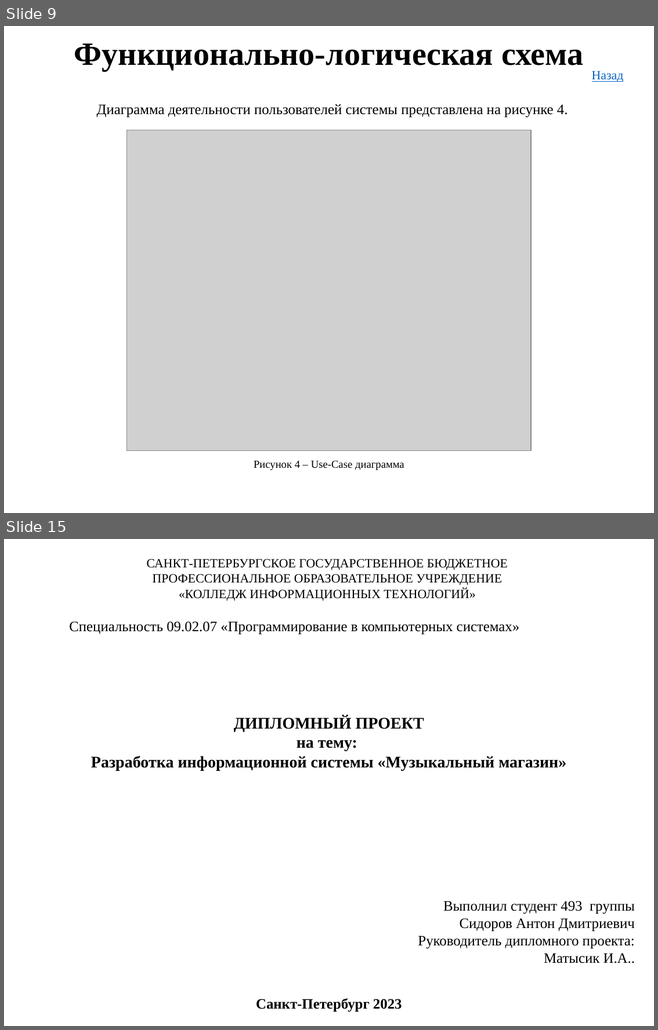
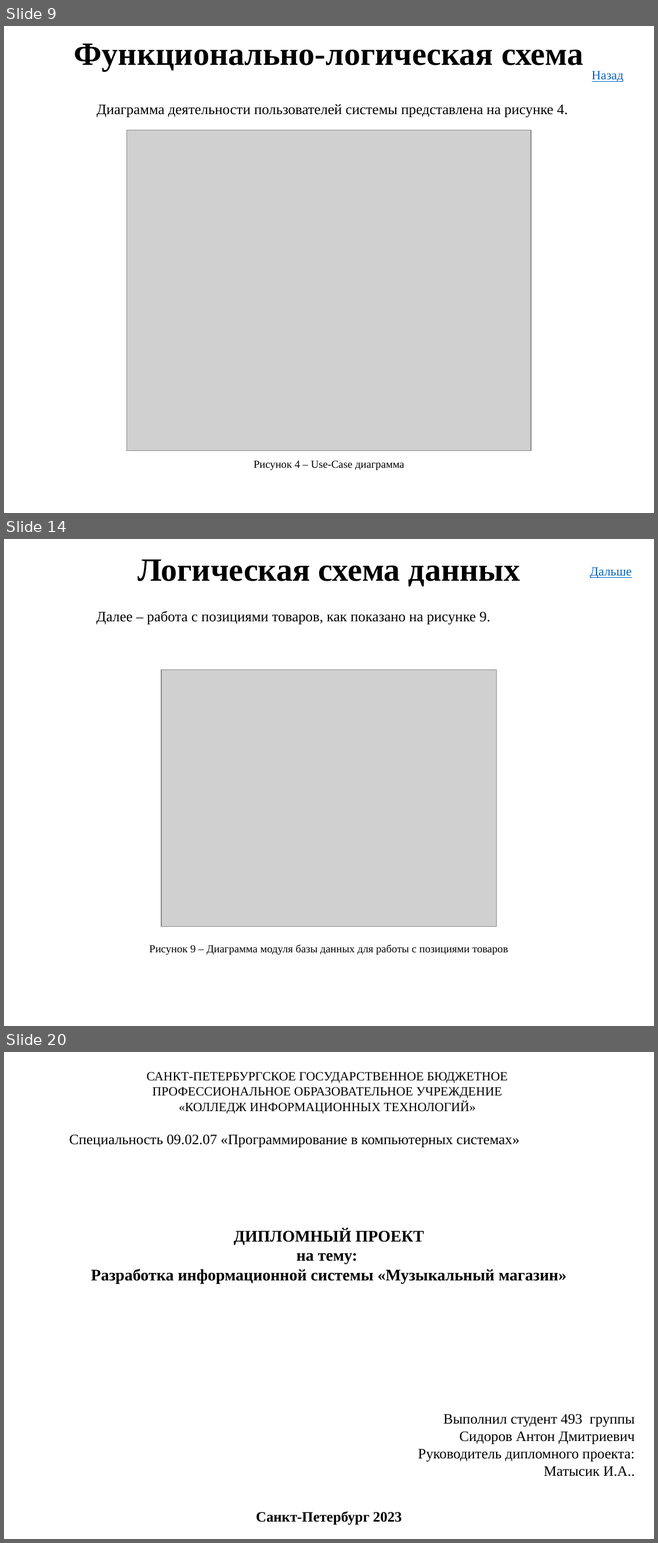
Before and after one commit to AntonSidorov1/DiplomProject, a slide deck: сидоров антон дмитриевич, Группа 493 - Презентация.pptx. Shown one above the other, each under a label of ours: slides 9 and 15 before the commit, slides 9, 14 and 20 after it; the slides between them are not shown. The pictures are 658x1030 and 658x1543 pixels, drawn with LibreOffice and Linux fonts; fonts in the diff are those of the drawing; grey boxes stand for pictures. Boxes give left, top, right and bottom in pixels: in the first picture for what was removed or moved away, otherwise in the second. Text is boxed around its words. In the diff, an @@ line names an element or a change of style, - is before the commit and + after.

```diff
--- a/сидоров антон дмитриевич, Группа 493 - Презентация.pptx
+++ b/сидоров антон дмитриевич, Группа 493 - Презентация.pptx
@@ slide 14 added at (x1=4, y1=539, x2=654, y2=1026), background #FFFFFF @@
@@ text added at (x1=137, y1=559, x2=520, y2=587), 36 pt, text #000000, bold @@
+Логическая схема данных
@@ text added at (x1=590, y1=567, x2=632, y2=578), 14 pt, text #0563C1, underline @@
+Дальше
@@ text added at (x1=96, y1=611, x2=490, y2=625), 16 pt, text #000000 @@
+Далее – работа с позициями товаров, как показано на рисунке 9.
@@ picture added at (x1=161, y1=669, x2=496, y2=926) @@
@@ text added at (x1=149, y1=944, x2=508, y2=955), 12 pt, text #000000 @@
+Рисунок 9 – Диаграмма модуля базы данных для работы с позициями товаров
@@ what was slide 15 is now slide 20 @@
```
Also in this commit, not shown: 1 slide changed, 9 other slides added, 5 slides removed, 31 other files.
